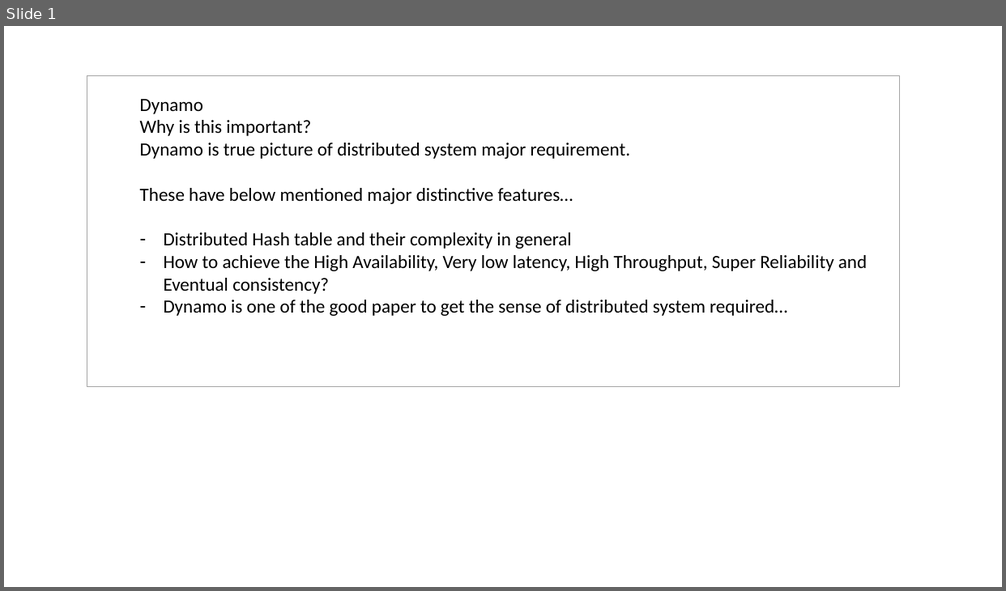
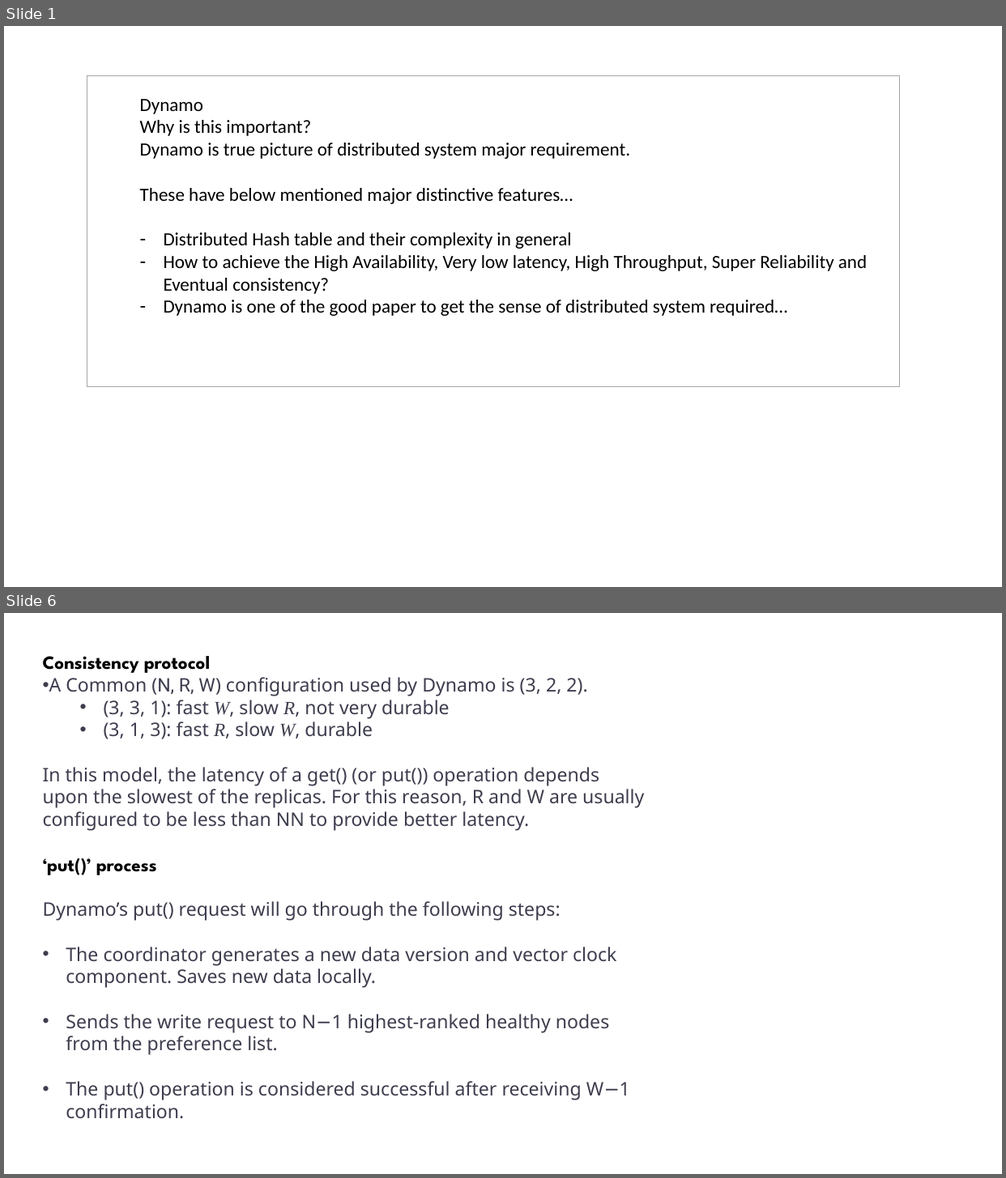
Before and after one commit to abmishra1234/Advanced-System-Design, a slide deck: Dynamo_Understanding.pptx. Shown one above the other, each under a label of ours: slide 1 before the commit, slides 1 and 6 after it; the slides between them are not shown. The pictures are 1006x591 and 1006x1178 pixels, drawn with LibreOffice and Linux fonts; fonts in the diff are those of the drawing. Boxes give left, top, right and bottom in pixels: in the first picture for what was removed or moved away, otherwise in the second. Text is boxed around its words. In the diff, an @@ line names an element or a change of style, - is before the commit and + after.

Commit message:
Update for Read and Write

```diff
--- a/Dynamo_Understanding.pptx
+++ b/Dynamo_Understanding.pptx
@@ slide 6 added at (4,613,1002,1174), background #FFFFFF @@
@@ text added at (43,656,644,1119), 18 pt, text #3D3D4E @@
+Consistency protocol
+• A Common (N, R, W) configuration used by Dynamo is (3, 2, 2).
+  • (3, 3, 1): fast W, slow R, not very durable
+  • (3, 1, 3): fast R, slow W, durable
+In this model, the latency of a get() (or put()) operation depends upon the slowest of the replicas. For this reason, R and W are usually configured to be less than NN to provide better latency.
+‘put()’ process
+Dynamo’s put() request will go through the following steps:
+• The coordinator generates a new data version and vector clock component. Saves new data locally.
+• Sends the write request to N−1 highest-ranked healthy nodes from the preference list.
+• The put() operation is considered successful after receiving W−1 confirmation.
```
Also in this commit, not shown: 5 other slides added, 1 slide removed.
